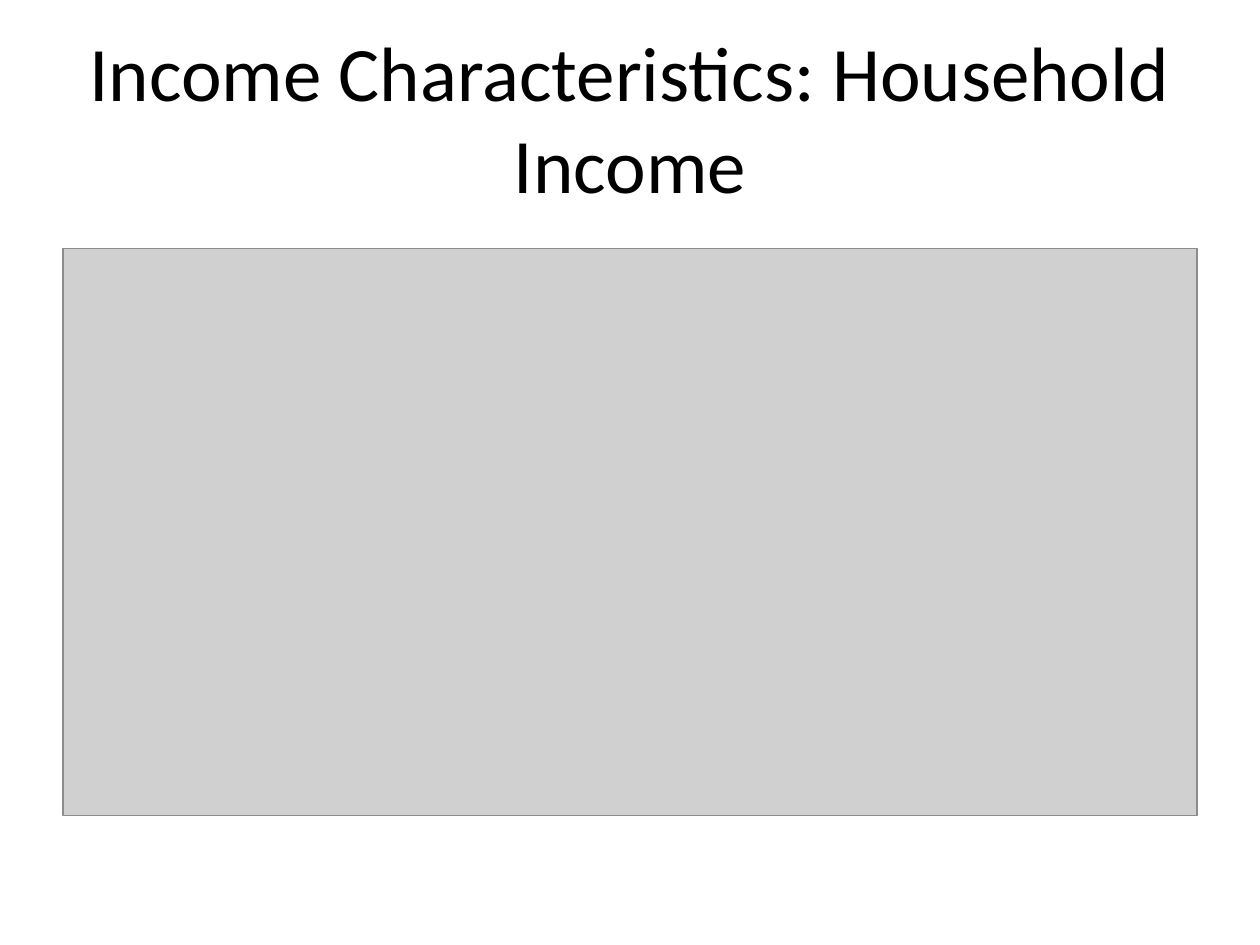
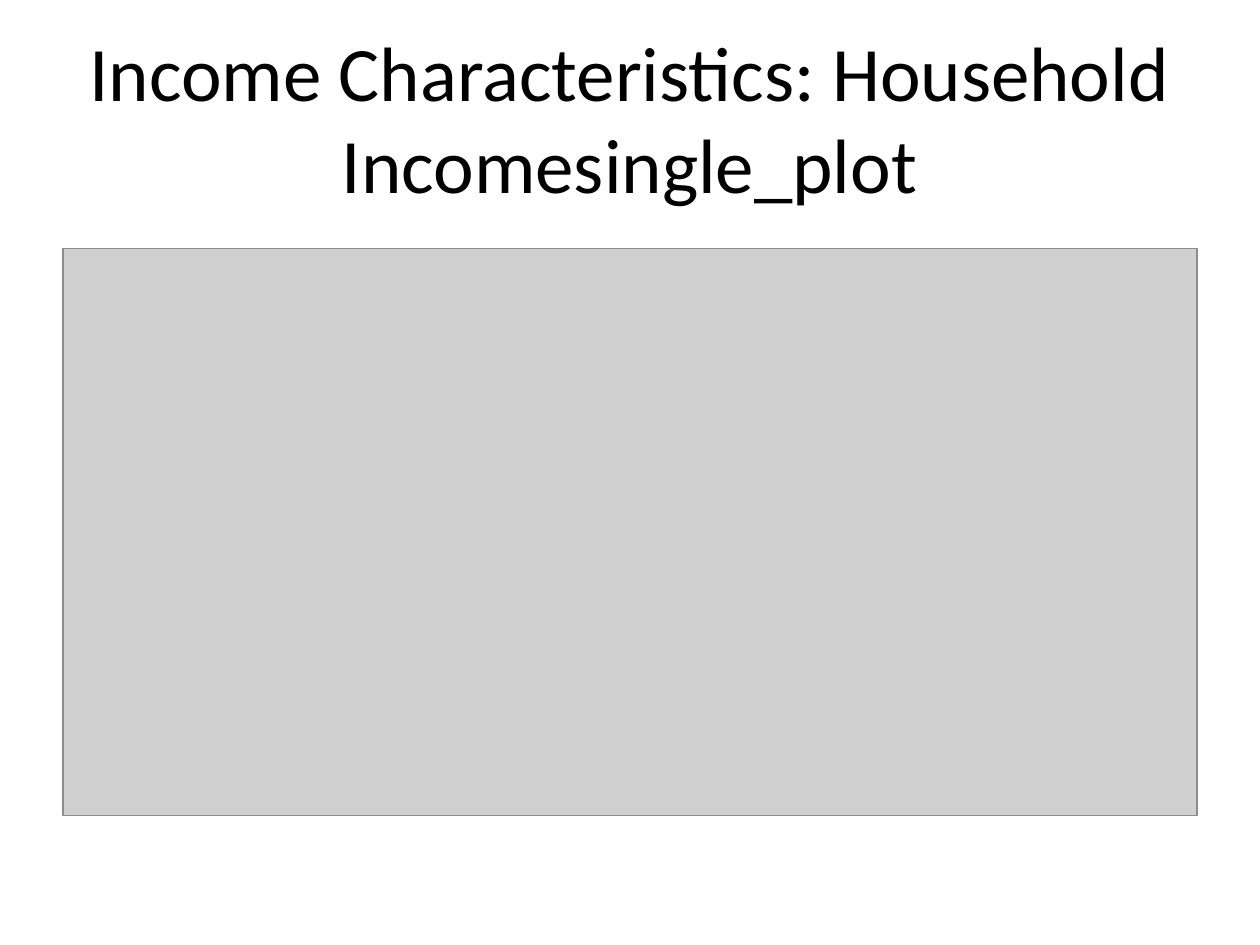
Before and after one commit to ucdiegorubi/oy_census_analysis, a slide deck: slide 5 of create_powerpoint/household_structure_estimates.pptx. Drawn at 1260x945 pixels with LibreOffice and Linux fonts; fonts in the diff are those of the drawing; grey boxes stand for pictures. Boxes give left, top, right and bottom in pixels: in the first picture for what was removed or moved away, otherwise in the second. Text is boxed around its words. In the diff, an @@ line names an element or a change of style, - is before the commit and + after.

```diff
--- a/create_powerpoint/household_structure_estimates.pptx
+++ b/create_powerpoint/household_structure_estimates.pptx
@@ title at [89,47,1168,207]: text changed @@
-Income Characteristics: Household Income
+Income Characteristics: Household Incomesingle_plot
```
Also in this commit, not shown: 1 other slide changed, 1 slide removed, 6 other files.
